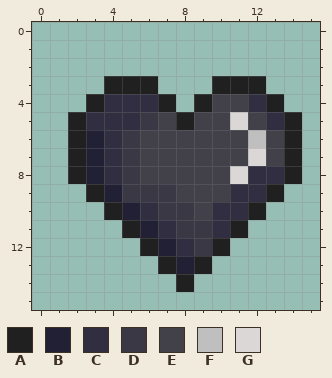
File history of a pixel-art sprite, BattleCityClient/BattleCity/images/EmptyHeart.png. This is how it looked before the edit.
The file is 16x16 pixels. Colours within 5 levels of each other are drawn and written as one.
Palette (. is transparent): A #202020  B #222034  C #302e40  D #3a3844  E #424149  F #bfbfbf  G #dbd7d7
After:
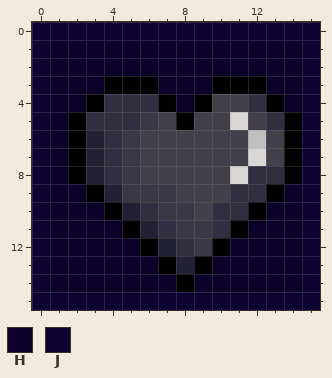
Colours new in this view: H #0b0129  J #0e0232
Edits made:
{"colour":"A","old":"#202020","new":"#000000"}
{"y":0,"x":0,"old":"................","new":"JJJJJJJJJJJJJJJJ"}
{"y":1,"x":0,"old":"................","new":"JHHHHHHHHHHHHHHJ"}
{"y":2,"x":0,"old":"................","new":"JHHHHHHHHHHHHHHJ"}
{"y":3,"x":0,"old":"....","new":"JHHH"}
{"y":3,"x":7,"old":"...","new":"HHH"}
{"y":3,"x":13,"old":"...","new":"HHJ"}
{"y":4,"x":0,"old":"...","new":"JHH"}
{"y":4,"x":8,"old":".","new":"H"}
{"y":4,"x":14,"old":"..","new":"HJ"}
{"y":5,"x":0,"old":"..","new":"JH"}
{"y":5,"x":15,"old":".","new":"J"}
{"y":6,"x":0,"old":"..","new":"JH"}
{"y":6,"x":15,"old":".","new":"J"}
{"y":7,"x":0,"old":"..","new":"JH"}
{"y":7,"x":15,"old":".","new":"J"}
{"y":8,"x":0,"old":"..","new":"JH"}
{"y":8,"x":15,"old":".","new":"J"}
{"y":9,"x":0,"old":"...","new":"JHH"}
{"y":9,"x":14,"old":"..","new":"HJ"}
{"y":10,"x":0,"old":"....","new":"JHHH"}
{"y":10,"x":13,"old":"...","new":"HHJ"}
{"y":11,"x":0,"old":".....","new":"JHHHH"}
{"y":11,"x":12,"old":"....","new":"HHHJ"}
{"y":12,"x":0,"old":"......","new":"JHHHHH"}
{"y":12,"x":11,"old":".....","new":"HHHHJ"}
{"y":13,"x":0,"old":".......","new":"JHHHHHH"}
{"y":13,"x":10,"old":"......","new":"HHHHHJ"}
{"y":14,"x":0,"old":"........","new":"JHHHHHHH"}
{"y":14,"x":9,"old":".......","new":"HHHHHHJ"}
{"y":15,"x":0,"old":"................","new":"JJJJJJJJJJJJJJJJ"}
